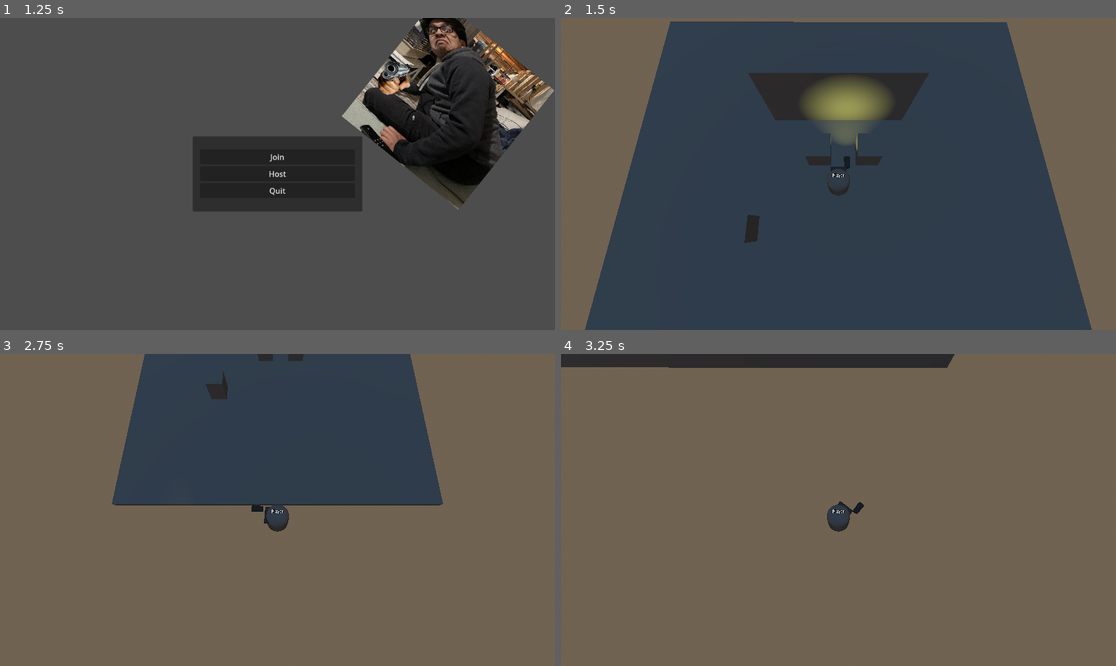
Above: before the commit, frames 1-4 (two rows, left to right).
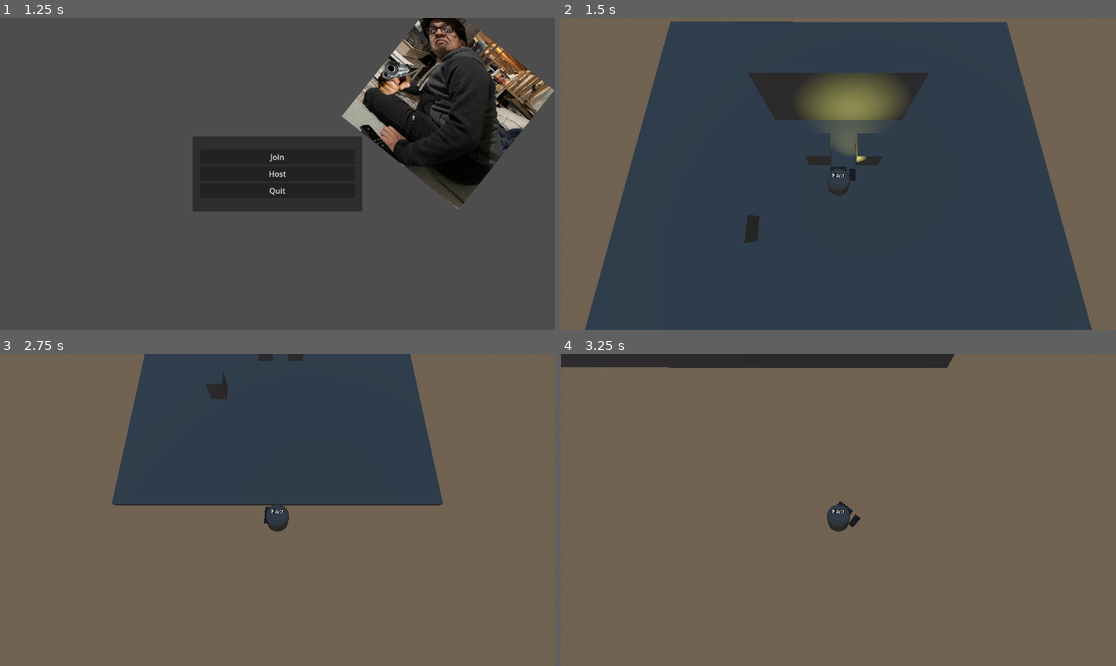
Above: after the commit, the same moments.

Repository: Lightgaia13/godot-4-murder-mystery-game
Game: Godot game, scene res://scenes/levels/multiplayer_start.tscn
Same seed, same stepped clock (60 frames per second), same inputs: the game is played once before the commit and once after it.
Inputs (mouse positions are in pixels of both pictures, inside the frame that each line leads up to):
- Up to frame 1 (1.25 s): tap Enter (ui_accept) at 0.5, 0.77 s; move the mouse to (399, 158) at 0.52 s; hold D (right) from 0.53 s (still down); tap F (flashlight, bound only after the commit) at 0.6 s
- Up to frame 2 (1.5 s): release D (right) at 1.25 s; click "Host" at 1.25 s
- Up to frame 3 (2.75 s): tap Enter (ui_accept) at 2, 2.27 s; move the mouse to (166, 525) at 2.02 s; hold S (down) from 2.03 s (still down); tap F (flashlight, bound only after the commit) at 2.1 s
- Up to frame 4 (3.25 s): move the mouse to (894, 441) at 2.77 s; release S (down) at 2.78 s; hold D (right) from 2.78 s (still down); tap F (flashlight, bound only after the commit) at 2.85 s

Frame 1 is identical in both runs. In frame 2, 0.7% of the frame differs, in the area x 48-62%, y 17-53%; in frame 3, less than 0.1%; in frame 4, less than 0.1%.
Error in both runs: Assertion failed: UPNP Discover Failed! Error 24 (res://scripts/multiplayer_start.gd:55)

Commit message:
Added Flashlight Toggle

Diff:
--- a/project.godot
+++ b/project.godot
@@ -57,3 +57,8 @@
 "events": [Object(InputEventKey,"resource_local_to_scene":false,"resource_name":"","device":-1,"window_id":0,"alt_pressed":false,"shift_pressed":false,"ctrl_pressed":false,"meta_pressed":false,"pressed":false,"keycode":0,"physical_keycode":69,"key_label":0,"unicode":101,"echo":false,"script":null)
 ]
 }
+flashlight={
+"deadzone": 0.5,
+"events": [Object(InputEventKey,"resource_local_to_scene":false,"resource_name":"","device":-1,"window_id":0,"alt_pressed":false,"shift_pressed":false,"ctrl_pressed":false,"meta_pressed":false,"pressed":false,"keycode":0,"physical_keycode":70,"key_label":0,"unicode":102,"echo":false,"script":null)
+]
+}
--- a/scenes/player/player.gd
+++ b/scenes/player/player.gd
@@ -69,9 +69,27 @@
 		var pos = intersection.position
 		$PlayerBody.look_at(Vector3(pos.x, position.y, pos.z), Vector3(0,1,0))
 
+
+func _unhandled_input(event):
+	if not is_multiplayer_authority(): return
+
+
+	#Flashlight Toggle
+	if Input.is_action_just_pressed("flashlight"):
+		rpc("toggle_flashlight")
+
+#this is dumb
 func enable_input(result : bool):
 	can_move = result
 
 @rpc("call_local")
+func toggle_flashlight():
+	var flashlight = $PlayerBody/Flashlight
+	if flashlight.visible:
+		flashlight.hide()
+	elif !flashlight.visible:
+		flashlight.show()
+
+@rpc("call_local")
 func change_username(new_username):
 	$Username.text = new_username
--- a/scenes/player/player.tscn
+++ b/scenes/player/player.tscn
@@ -37,7 +37,7 @@
 [node name="PlayerBody" type="Node3D" parent="."]
 
 [node name="Flashlight" type="MeshInstance3D" parent="PlayerBody"]
-transform = Transform3D(0.251216, 0, 0, 0, -1.0981e-08, 0.251216, 0, -0.251216, -1.0981e-08, 0.397447, 1.07244, -0.936037)
+transform = Transform3D(0.251216, 0, 0, 0, -1.0981e-08, 0.251216, 0, -0.251216, -1.0981e-08, 0.628217, 1.07244, -0.348052)
 material_override = SubResource("StandardMaterial3D_3ytoh")
 mesh = SubResource("CylinderMesh_ekdlk")
 skeleton = NodePath("../..")
